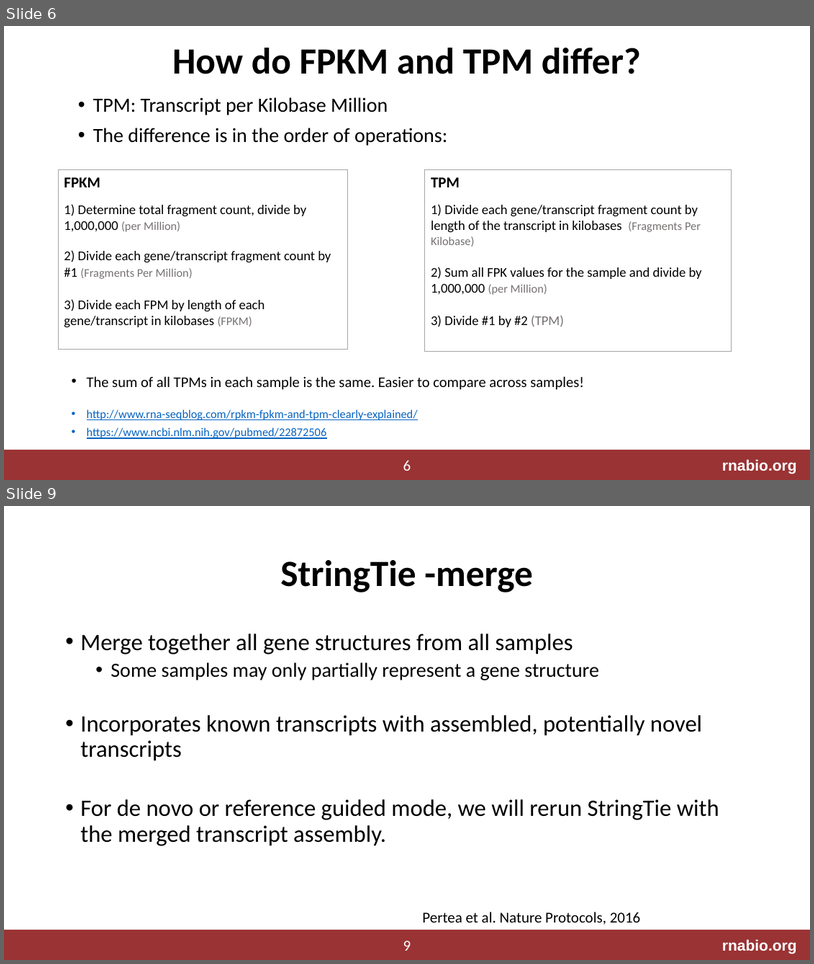
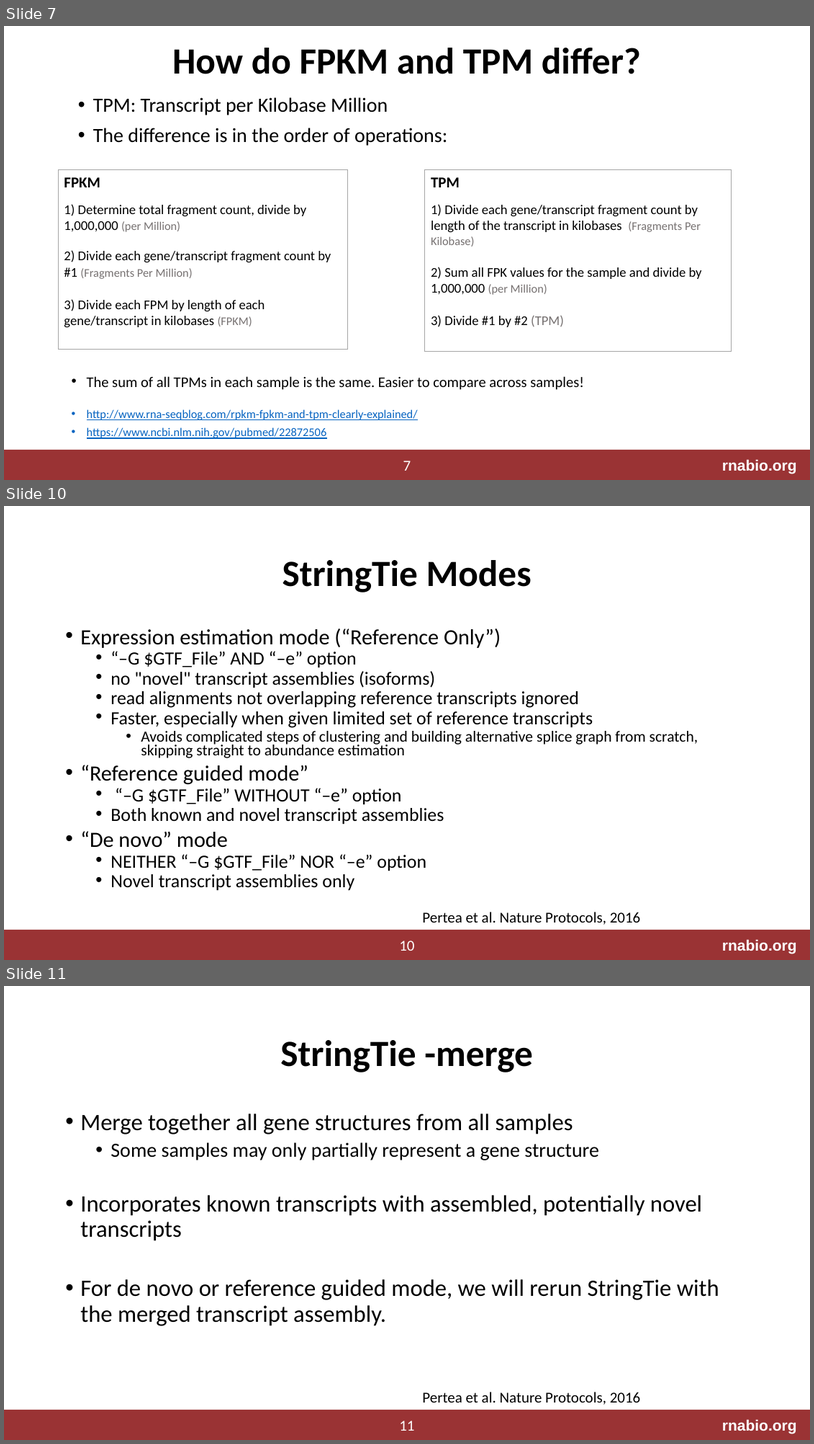
Before and after one commit to griffithlab/rnabio.org, a slide deck: assets/lectures/cshl/2023/full/RNASeq_Module3_AbundanceEstimation_DifferentialExpression.pptx. Shown one above the other, each under a label of ours: slides 6 and 9 before the commit, slides 7, 10 and 11 after it; the slides between them are not shown. The pictures are 814x964 and 814x1444 pixels, drawn with LibreOffice and Linux fonts; fonts in the diff are those of the drawing. Boxes give left, top, right and bottom in pixels: in the first picture for what was removed or moved away, otherwise in the second. Text is boxed around its words. In the diff, an @@ line names an element or a change of style, - is before the commit and + after.

```diff
--- a/assets/lectures/cshl/2023/full/RNASeq_Module3_AbundanceEstimation_DifferentialExpression.pptx
+++ b/assets/lectures/cshl/2023/full/RNASeq_Module3_AbundanceEstimation_DifferentialExpression.pptx
@@ slide 10 added at [4, 506, 810, 960], background #FFFFFF; not listed: 3 template elements that a slide beside it also shows @@
@@ title added at [283, 560, 532, 592], 44 pt, text #000000, bold @@
+StringTie Modes
@@ text added at [80, 628, 699, 890], 22.2 pt, text #000000 @@
+• Expression estimation mode (“Reference Only”)
+  • “–G $GTF_File” AND “–e” option
+  • no "novel" transcript assemblies (isoforms)
+  • read alignments not overlapping reference transcripts ignored
+  • Faster, especially when given limited set of reference transcripts
+    • Avoids complicated steps of clustering and building alternative splice graph from scratch, skipping straight to abundance estimation
+• “Reference guided mode”
+  • “–G $GTF_File” WITHOUT “–e” option
+  • Both known and novel transcript assemblies
+• “De novo” mode
+  • NEITHER “–G $GTF_File” NOR “–e” option
+  • Novel transcript assemblies only
@@ text added at [422, 911, 641, 924], 18 pt, text #000000 @@
+Pertea et al. Nature Protocols, 2016
@@ what was slide 6 is now slide 7 @@
@@ page number at [404, 460, 412, 470]: text changed @@
-6
+7
@@ what was slide 9 is now slide 11 @@
@@ page number at [399, 1420, 414, 1430]: text changed @@
-9
+11
```
Also in this commit, not shown: 4 slides changed, 1 other slide added, 7 other files.
